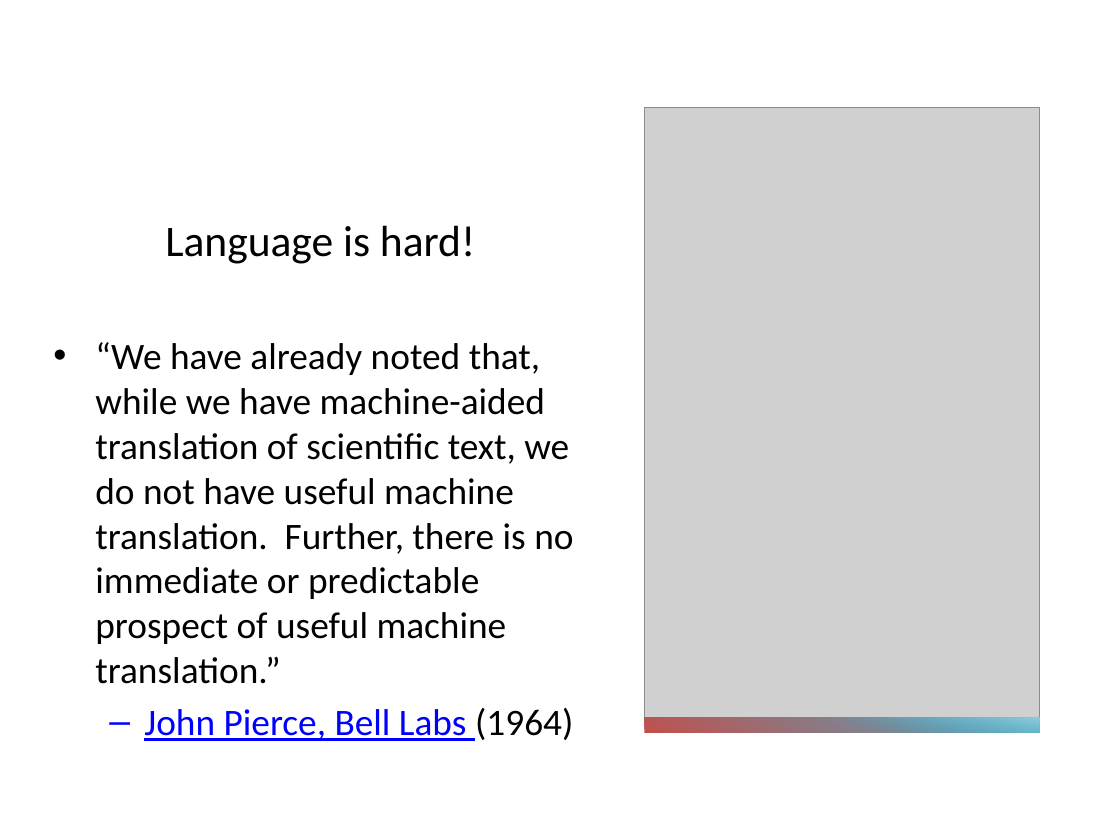
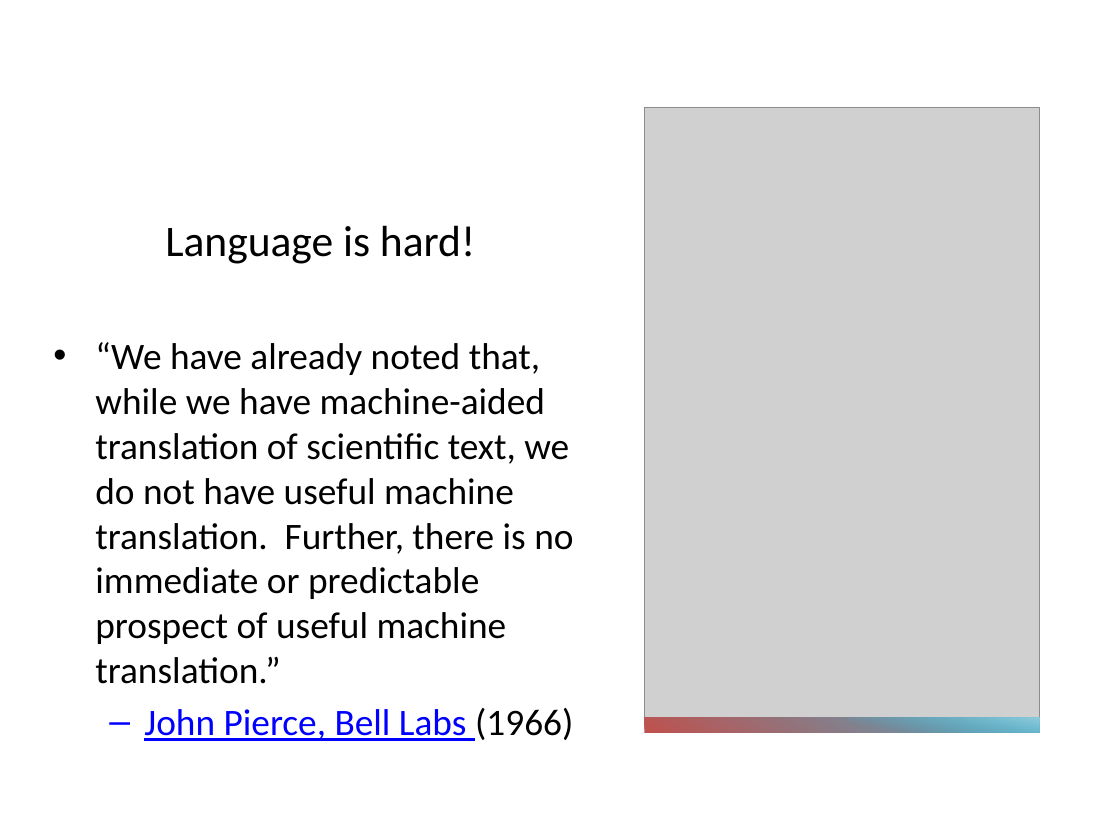
Before and after one commit to neuraltanh/ai-learning-playground, a slide deck: slide 4 of AIE_Presentations/AI Learning Systems.pptx. Drawn at 1120x840 pixels with LibreOffice and Linux fonts; fonts in the diff are those of the drawing; grey boxes stand for pictures. Boxes give left, top, right and bottom in pixels: in the first picture for what was removed or moved away, otherwise in the second. Text is boxed around its words. In the diff, an @@ line names an element or a change of style, - is before the commit and + after.

```diff
--- a/AIE_Presentations/AI Learning Systems.pptx
+++ b/AIE_Presentations/AI Learning Systems.pptx
@@ text at bbox=[144, 708, 573, 741]: text changed @@
-  – John Pierce, Bell Labs (1964)
+  – John Pierce, Bell Labs (1966)
```
Also in this commit, not shown: 1 other file.
